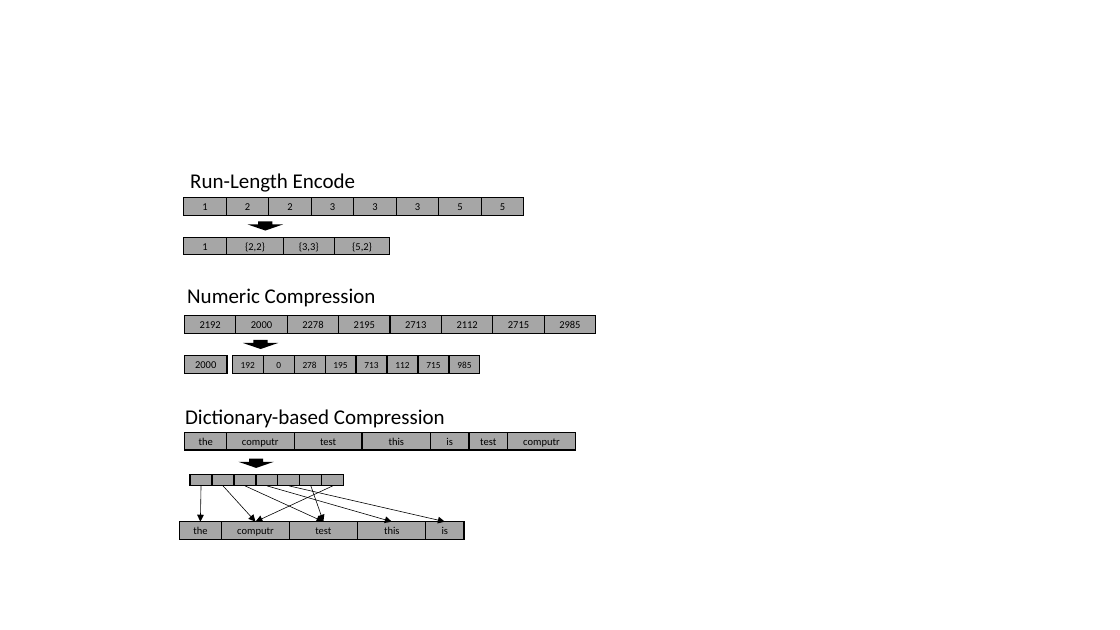
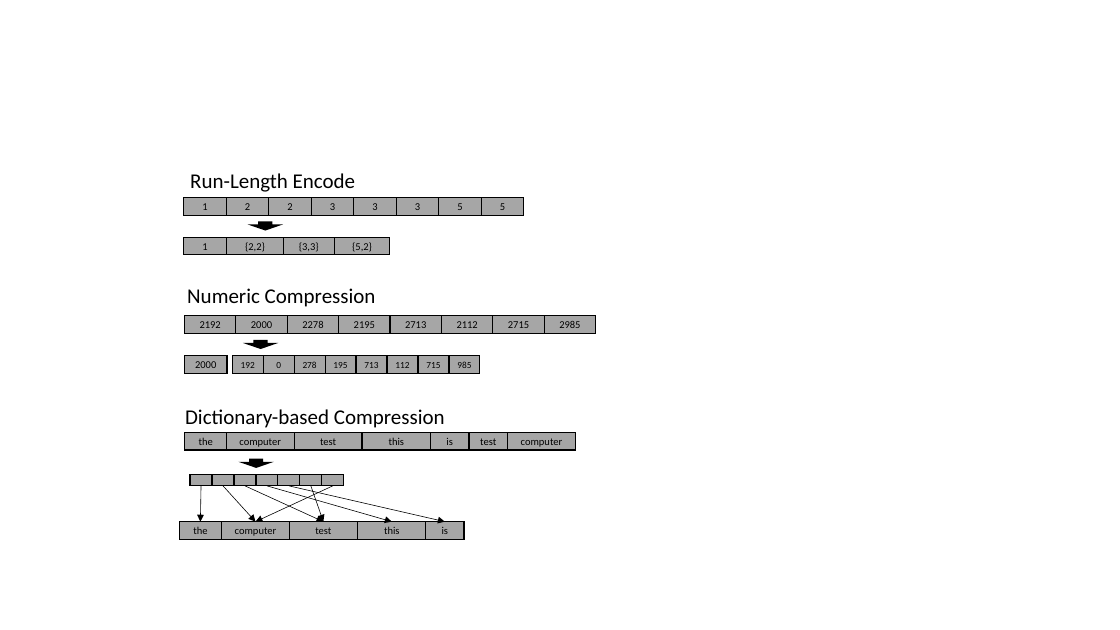
Before and after one commit to scott-zgeng/thor, a slide deck: slide 33 of doc/thor architecture.pptx (slide 32 before the commit). Drawn at 1120x630 pixels with LibreOffice and Linux fonts; fonts in the diff are those of the drawing. Boxes give left, top, right and bottom in pixels: in the first picture for what was removed or moved away, otherwise in the second. Text is boxed around its words. In the diff, an @@ line names an element or a change of style, - is before the commit and + after.

```diff
--- a/doc/thor architecture.pptx
+++ b/doc/thor architecture.pptx
@@ text in rectangle at (239, 439, 281, 447): text changed @@
-computr
+computer
@@ text in rectangle at (521, 438, 563, 447): text changed @@
-computr
+computer
@@ text in rectangle at (235, 527, 277, 536): text changed @@
-computr
+computer
```
Also in this commit, not shown: 2 other slides changed, 3 slides added, 1 other file.
